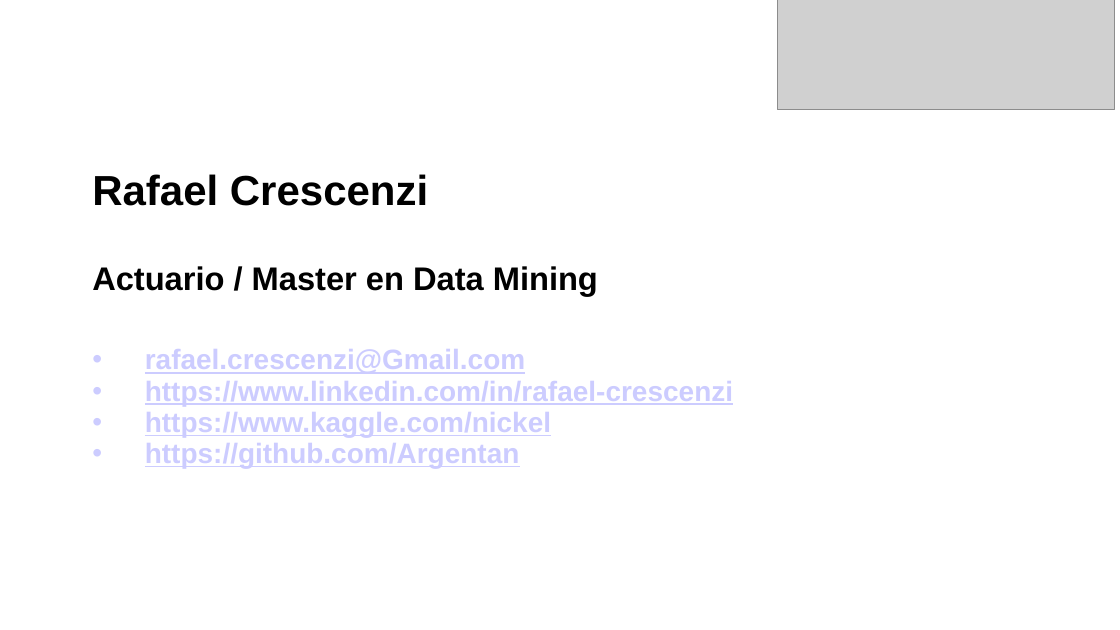
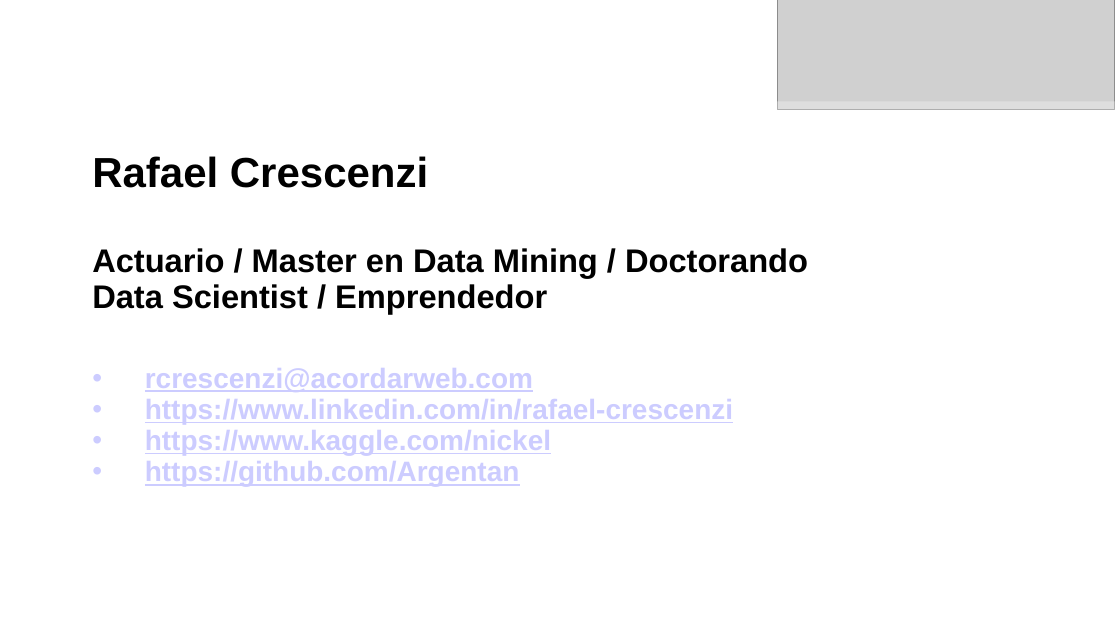
Before and after one commit to Argentan/DDA, a slide deck: slide 2 of 1. intro.pptx. Drawn at 1120x630 pixels with LibreOffice and Linux fonts; fonts in the diff are those of the drawing; grey boxes stand for pictures; background and template pictures are left out. Boxes give left, top, right and bottom in pixels: in the first picture for what was removed or moved away, otherwise in the second. Text is boxed around its words. In the diff, an @@ line names an element or a change of style, - is before the commit and + after.

```diff
--- a/1. intro.pptx
+++ b/1. intro.pptx
@@ text at bbox=[92, 248, 808, 392]: text changed @@
-    Actuario / Master en Data Mining
-    • rafael.crescenzi@Gmail.com
+    Actuario / Master en Data Mining / Doctorando
+    Data Scientist / Emprendedor
+    • rcrescenzi@acordarweb.com
```
Also in this commit, not shown: 1 other file.
